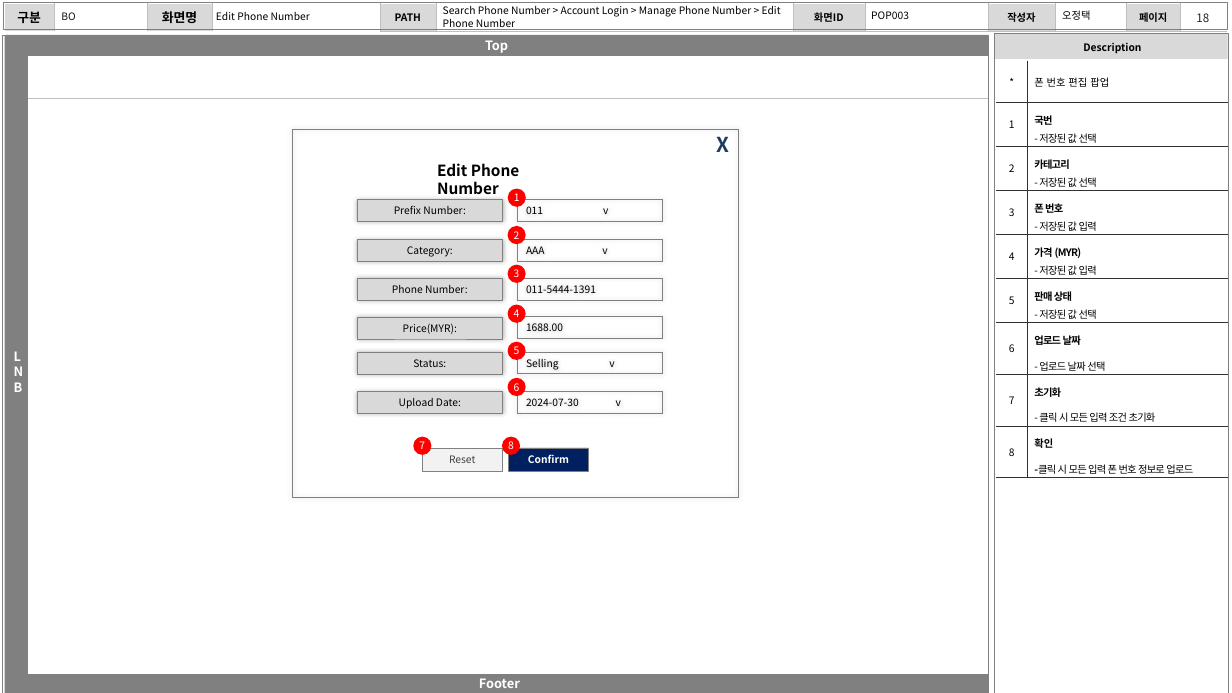
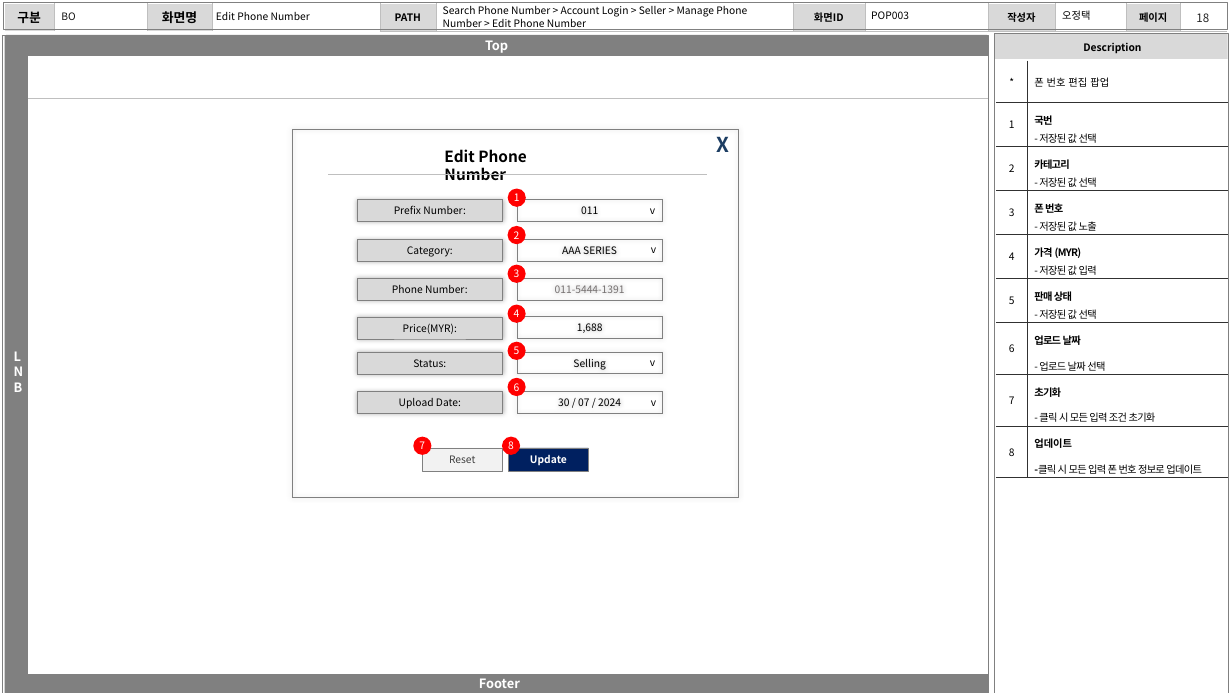
Before and after one commit to zhengze00/SpringBoot-MariaDB-master, a slide deck: slide 18 of Project File/[SK C&C] 인턴PT_오정택.pptx. Drawn at 1232x693 pixels with LibreOffice and Linux fonts; fonts in the diff are those of the drawing. Boxes give left, top, right and bottom in pixels: in the first picture for what was removed or moved away, otherwise in the second. Text is boxed around its words. In the diff, an @@ line names an element or a change of style, - is before the commit and + after.

```diff
--- a/Project File/[SK C&C] 인턴PT_오정택.pptx
+++ b/Project File/[SK C&C] 인턴PT_오정택.pptx
@@ text at [443, 6, 747, 30]: text changed @@
-Search Phone Number > Account Login > Manage Phone Number > Edit Phone Number
+Search Phone Number > Account Login > Seller > Manage Phone
+Number > Edit Phone Number
@@ table at [996, 61, 1227, 479] @@
-row 4, column 2: 폰 번호 / - 저장된 값 입력
+row 4, column 2: 폰 번호 / - 저장된 값 노출
-row 9, column 2: 확인 / -클릭 시 모든 입력 폰 번호 정보로 업로드
+row 9, column 2: 업데이트 / -클릭 시 모든 입력 폰 번호 정보로 업데이트
@@ text "Edit Phone Number": place and size @@
-text "Edit Phone Number" at [437, 163, 520, 194]
+text "Edit Phone Number" at [444, 149, 527, 181]
@@ line added from (328, 175) to (708, 175), #BFBFBF 0.25 pt @@
@@ text in rectangle at [581, 206, 598, 214]: text changed @@
-011 v
+011
@@ text added at [650, 208, 655, 214], 8 pt, text #000000 @@
+v
@@ text in rectangle at [562, 246, 617, 254]: text changed @@
-AAA v
+AAA SERIES
@@ text added at [651, 247, 656, 253], 8 pt, text #000000 @@
+v
@@ rectangle "011-5444-1391" at [518, 278, 663, 300]: text colour #000000 to #767171; alignment left to centre @@
@@ text in rectangle at [577, 323, 603, 333]: text changed @@
-1688.00
+1,688
@@ text in rectangle at [573, 359, 606, 370]: text changed @@
-Selling v
+Selling
@@ text added at [650, 360, 655, 366], 8 pt, text #000000 @@
+v
@@ text in rectangle at [558, 398, 621, 406]: text changed @@
-2024-07-30 v
+30 / 07 / 2024
@@ text added at [651, 400, 656, 406], 8 pt, text #000000 @@
+v
@@ text in rectangle at [530, 455, 567, 466]: text changed @@
-Confirm
+Update
```
Also in this commit, not shown: 14 other slides changed, 2 slides added, 3 other files.
